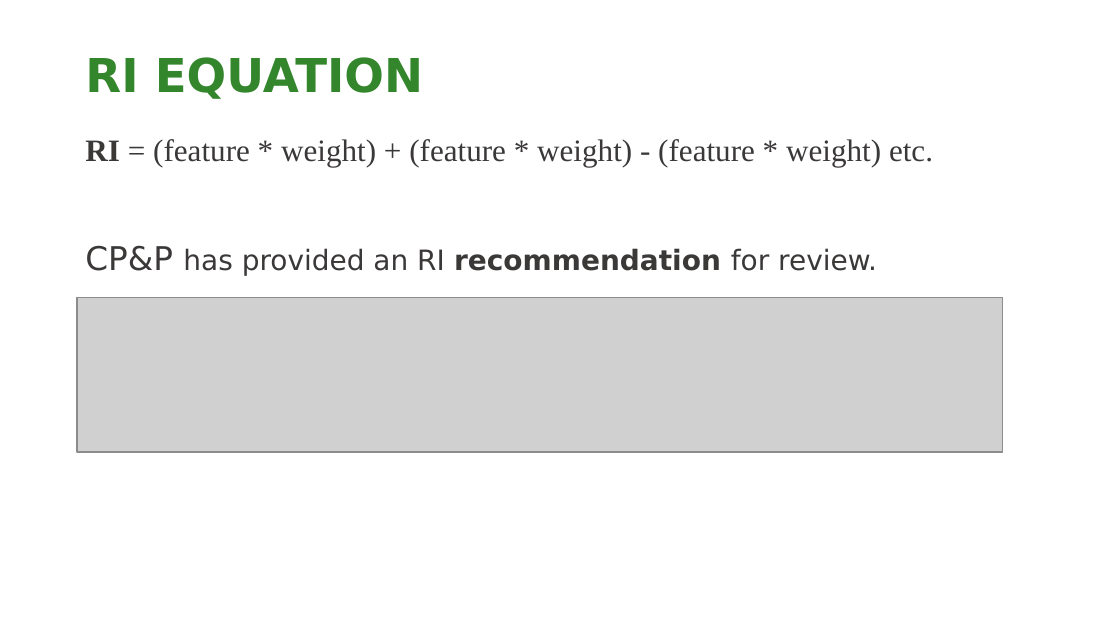
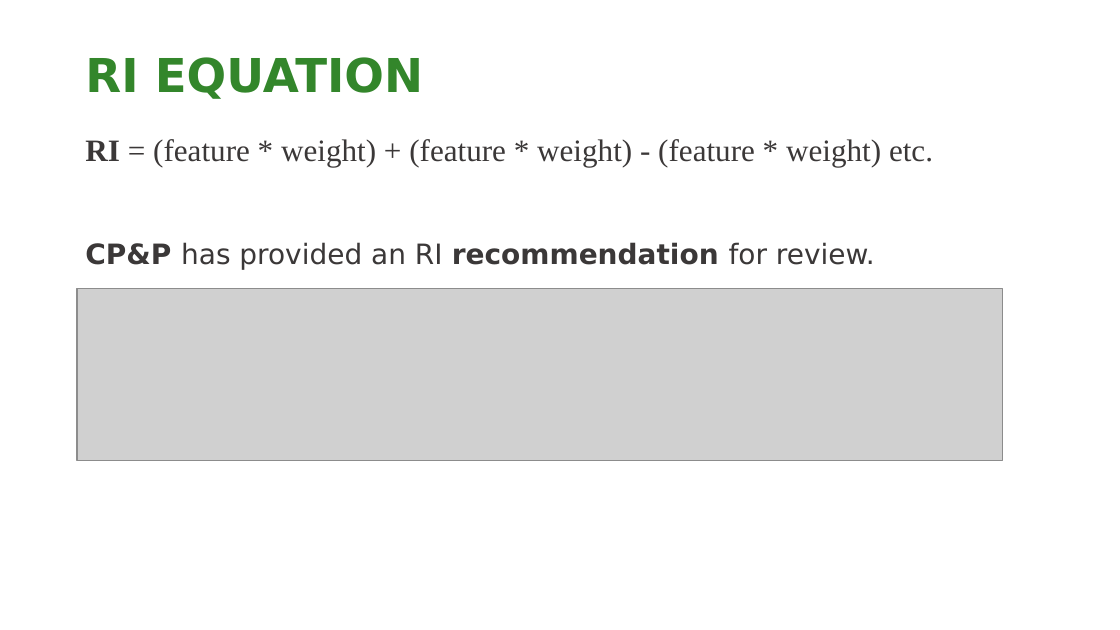
Before and after one commit to NCC-CNC/RI-proto, a slide deck: slide 6 of www/RI_GUIDE.pptx. Drawn at 1120x630 pixels with LibreOffice and Linux fonts; fonts in the diff are those of the drawing; grey boxes stand for pictures; background and template pictures are left out. Boxes give left, top, right and bottom in pixels: in the first picture for what was removed or moved away, otherwise in the second. Text is boxed around its words. In the diff, an @@ line names an element or a change of style, - is before the commit and + after.

```diff
--- a/www/RI_GUIDE.pptx
+++ b/www/RI_GUIDE.pptx
@@ text at [85,242,875,270]: size 21 to 18 pt, bold on in "CP&P" @@
@@ picture: place and size @@
-picture at [77,297,1002,451]
+picture at [77,289,1002,461]
```
Also in this commit, not shown: 1 other slide changed, 1 other file.
